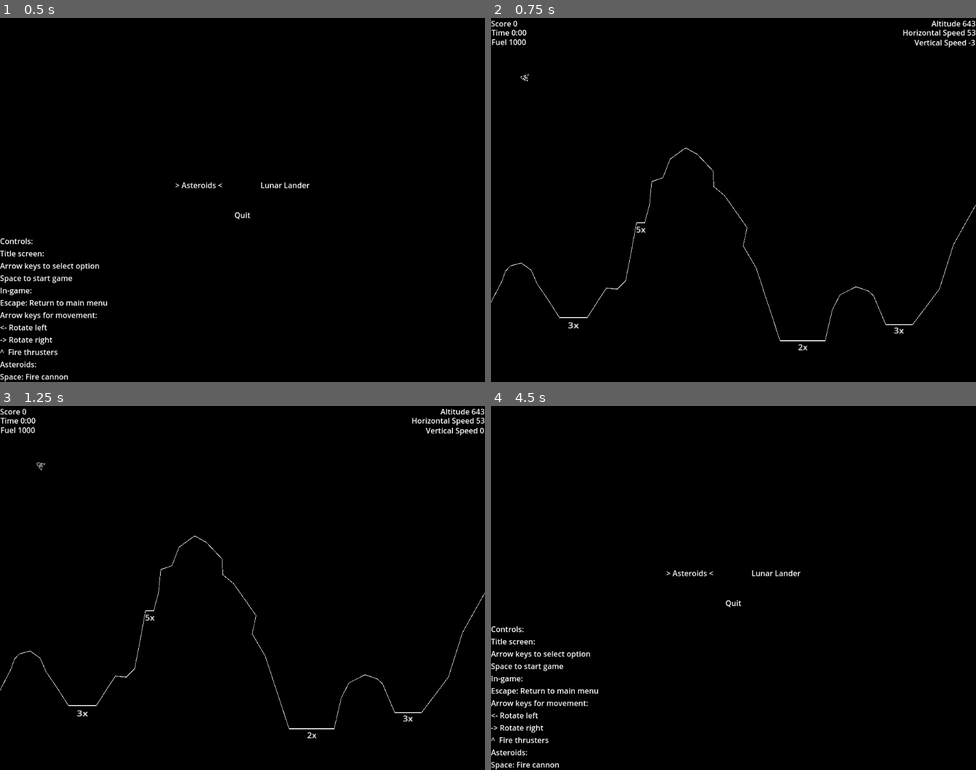
Above: before the commit, frames 1-4 (two rows, left to right).
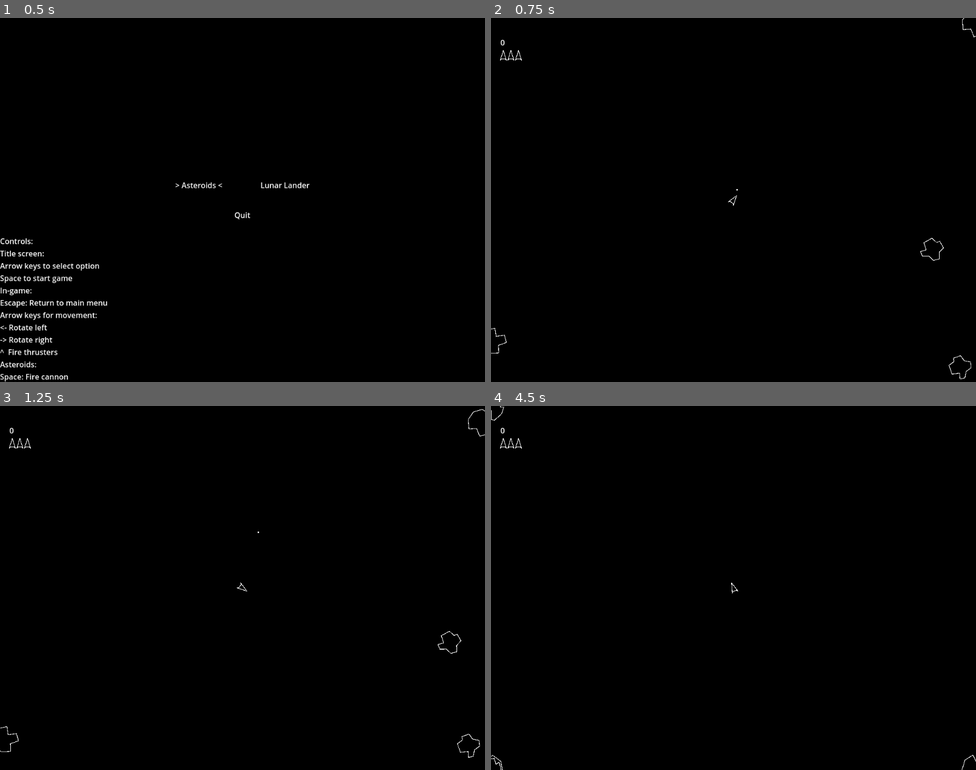
Above: after the commit, the same moments.

Repository: colebeebe/arcade
Game: Godot game, scene res://game.tscn
The game is run twice, just before and just after one commit, with the same random seed, the same clock (stepped at 60 frames per second) and the same inputs.
Inputs:
- Up to frame 1 (0.5 s): no input
- Up to frame 2 (0.75 s): tap Enter (special) at 0.5 s; hold Right (right) from 0.53 s (still down); tap Space (action) at 0.6 s
- Up to frame 3 (1.25 s): keep holding Right (right); tap Enter (special) at 0.8 s
- Up to frame 4 (4.5 s): release Right (right) at 1.28 s; hold Down (down) 1.28-2.03 s; tap Enter (special) at 1.35, 2.3, 2.85, 3.8, 4.35 s; tap Space (action) at 1.55, 2.1, 3.05, 3.6 s; hold Right (right) 2.03-2.78 s; hold Up (up) 2.78-3.53 s; hold Left (left) from 3.53 s (still down); tap Escape (escape) at 4.15 s

Frame 1 is identical in both runs. In frame 2, 1.3% of the frame differs, in the area x 0-100%, y 0-100%; in frame 3, 1.3%; in frame 4, 1.7%.

Commit message:
More cohesive design on menu

Diff:
--- a/MainMenu/main_menu.gd
+++ b/MainMenu/main_menu.gd
@@ -9,26 +9,22 @@
 func _process(_delta: float) -> void:
 	if Input.is_action_just_pressed("left"):
 		selection = 1
+		reset_label_text()
 		asteroid_label.text = "> Asteroids <"
-		lunar_label.text = "Lunar Lander"
-		exit_label.text = "Quit"
 	elif Input.is_action_just_pressed("right"):
 		selection = 2
-		asteroid_label.text = "Asteroids"
+		reset_label_text()
 		lunar_label.text = "> Lunar Lander <"
-		exit_label.text = "Quit"
 	elif Input.is_action_just_pressed("down"):
 		selection = 3
-		asteroid_label.text = "Asteroids"
-		lunar_label.text = "Lunar Lander"
+		reset_label_text()
 		exit_label.text = "> Quit <"
 	elif Input.is_action_just_pressed("up") && selection == 3:
 		selection = 1
+		reset_label_text()
 		asteroid_label.text = "> Asteroids <"
-		lunar_label.text = "Lunar Lander"
-		exit_label.text = "Quit"
 
-	if Input.is_action_just_pressed("action"):
+	if Input.is_action_just_pressed("action") or Input.is_action_just_pressed("special"):
 		match selection:
 			1:
 				var asteroids = load("res://Asteroids/asteroids.tscn")
@@ -43,3 +39,9 @@
 
 	if Input.is_action_just_pressed("escape"):
 		get_tree().quit()
+
+
+func reset_label_text():
+	asteroid_label.text = "Asteroids"
+	lunar_label.text = "Lunar Lander"
+	exit_label.text = "Quit"
